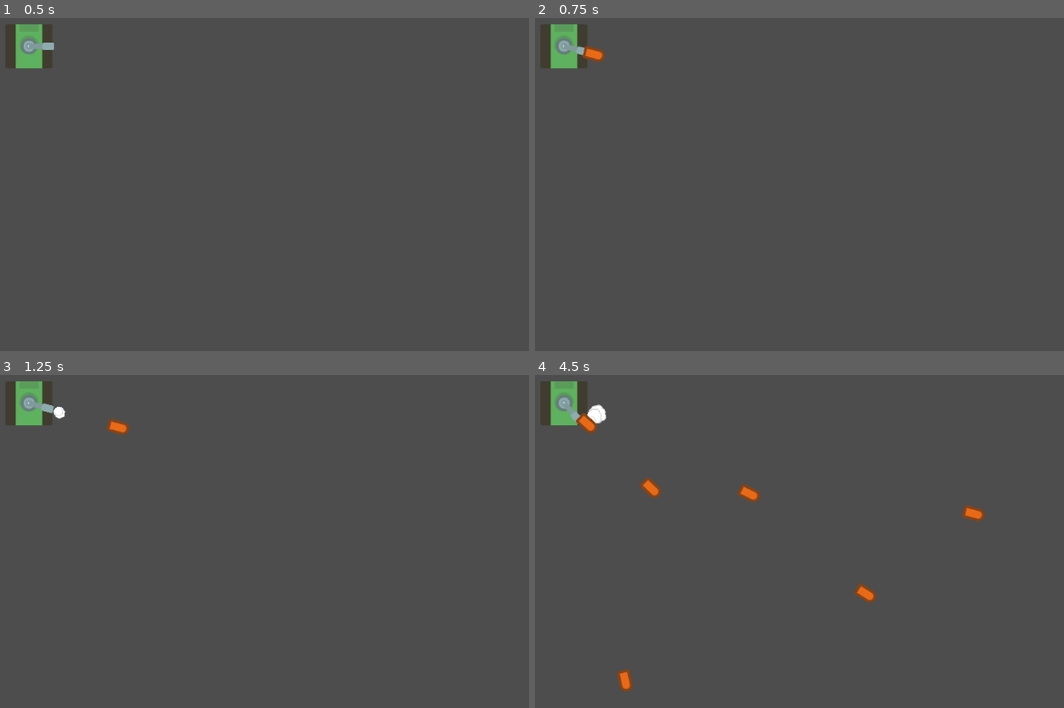
Above: before the commit, frames 1-4 (two rows, left to right).
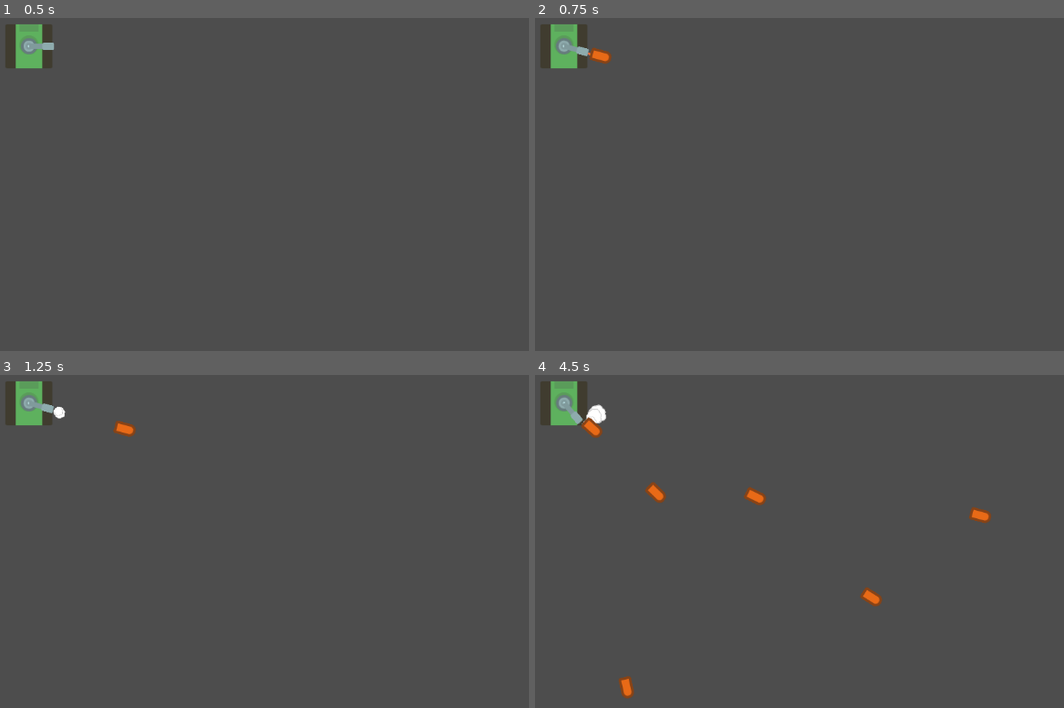
Above: after the commit, the same moments.

Repository: KakCmambnporpawwucmow/tanks_kidz
Game: Godot game, scene res://tmp/test_tank.tscn
Two runs of this game, one before a commit and one after it. Both use one fixed random seed, a clock stepped at 60 frames per second and the inputs below. The project has no main scene, so this scene is started directly.
Inputs (mouse positions are in pixels of both pictures, inside the frame that each line leads up to):
- Up to frame 1 (0.5 s): no input
- Up to frame 2 (0.75 s): tap Enter at 0.5 s; move the mouse to (857, 124) at 0.52 s; click (857, 124) at 0.67 s
- Up to frame 3 (1.25 s): no input
- Up to frame 4 (4.5 s): move the mouse to (556, 524) at 1.27 s; click (556, 524) at 1.42 s; move the mouse to (773, 411) at 2.02 s; click (773, 411) at 2.17 s; move the mouse to (661, 584) at 2.77 s; click (661, 584) at 2.92 s; move the mouse to (915, 564) at 3.52 s; click (915, 564) at 3.67 s; move the mouse to (outside the picture) at 4.27 s; click (outside the picture) at 4.42 s

Frame 1 is identical in both runs. In frame 2, 0.1% of the frame differs, in the area x 8-15%, y 8-14%; in frame 3, 0.1%; in frame 4, 0.8%, in the area x 7-87%, y 11-98%.

Commit message:
update
Увеличено отдаление появления снаряда (50) от среза пушки для предотвращения коллайда с бронёй или другими частями своего танка.

Diff:
--- a/entities/tanks/base_cannon.gd
+++ b/entities/tanks/base_cannon.gd
@@ -9,7 +9,6 @@
 	if is_instance_valid(parent):
 		parent.remove_child(shell)
 	_loaded_shell = shell
-	_loaded_shell.visible = true
 
 func fire():
 	if is_instance_valid(_loaded_shell):
--- a/entities/tanks/base_cannon.tscn
+++ b/entities/tanks/base_cannon.tscn
@@ -11,7 +11,7 @@
 texture = ExtResource("2_8edx3")
 
 [node name="mazzle_from" type="Marker2D" parent="."]
-position = Vector2(39, 0)
+position = Vector2(50, 0)
 
 [node name="mazzle_to" type="Marker2D" parent="."]
-position = Vector2(50, 0)
+position = Vector2(70, 0)
--- a/entities/tanks/base_turret.tscn
+++ b/entities/tanks/base_turret.tscn
@@ -8,6 +8,45 @@
 [ext_resource type="AudioStream" uid="uid://chjirvo6bj5lu" path="res://assets/sounds/explosion.mp3" id="6_ftpc4"]
 [ext_resource type="Texture2D" uid="uid://bwpxgjfhuurq2" path="res://assets/graphics/effects/tank_explosion3.png" id="7_tmqr5"]
 [ext_resource type="Texture2D" uid="uid://bholyr77qn14q" path="res://assets/graphics/effects/smoke_trail.png" id="8_cdy0x"]
+
+[sub_resource type="Animation" id="Animation_cc472"]
+length = 0.001
+tracks/0/type = "value"
+tracks/0/imported = false
+tracks/0/enabled = true
+tracks/0/path = NodePath("sound:playing")
+tracks/0/interp = 1
+tracks/0/loop_wrap = true
+tracks/0/keys = {
+"times": PackedFloat32Array(0),
+"transitions": PackedFloat32Array(1),
+"update": 1,
+"values": [true]
+}
+tracks/1/type = "value"
+tracks/1/imported = false
+tracks/1/enabled = true
+tracks/1/path = NodePath("fire:emitting")
+tracks/1/interp = 1
+tracks/1/loop_wrap = true
+tracks/1/keys = {
+"times": PackedFloat32Array(0),
+"transitions": PackedFloat32Array(1),
+"update": 1,
+"values": [false]
+}
+tracks/2/type = "value"
+tracks/2/imported = false
+tracks/2/enabled = true
+tracks/2/path = NodePath("smoke:emitting")
+tracks/2/interp = 1
+tracks/2/loop_wrap = true
+tracks/2/keys = {
+"times": PackedFloat32Array(0),
+"transitions": PackedFloat32Array(1),
+"update": 1,
+"values": [false]
+}
 
 [sub_resource type="Animation" id="Animation_cdy0x"]
 resource_name = "blast"
@@ -46,45 +85,6 @@
 "transitions": PackedFloat32Array(1),
 "update": 1,
 "values": [true]
-}
-
-[sub_resource type="Animation" id="Animation_cc472"]
-length = 0.001
-tracks/0/type = "value"
-tracks/0/imported = false
-tracks/0/enabled = true
-tracks/0/path = NodePath("sound:playing")
-tracks/0/interp = 1
-tracks/0/loop_wrap = true
-tracks/0/keys = {
-"times": PackedFloat32Array(0),
-"transitions": PackedFloat32Array(1),
-"update": 1,
-"values": [true]
-}
-tracks/1/type = "value"
-tracks/1/imported = false
-tracks/1/enabled = true
-tracks/1/path = NodePath("fire:emitting")
-tracks/1/interp = 1
-tracks/1/loop_wrap = true
-tracks/1/keys = {
-"times": PackedFloat32Array(0),
-"transitions": PackedFloat32Array(1),
-"update": 1,
-"values": [false]
-}
-tracks/2/type = "value"
-tracks/2/imported = false
-tracks/2/enabled = true
-tracks/2/path = NodePath("smoke:emitting")
-tracks/2/interp = 1
-tracks/2/loop_wrap = true
-tracks/2/keys = {
-"times": PackedFloat32Array(0),
-"transitions": PackedFloat32Array(1),
-"update": 1,
-"values": [false]
 }
 
 [sub_resource type="AnimationLibrary" id="AnimationLibrary_ifptg"]
